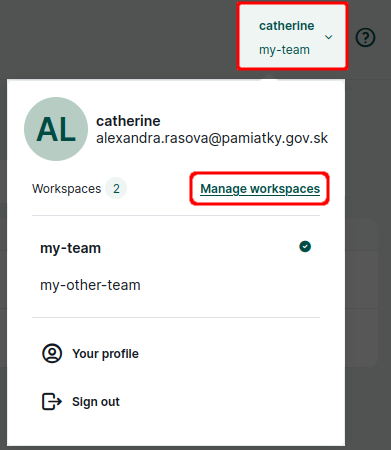
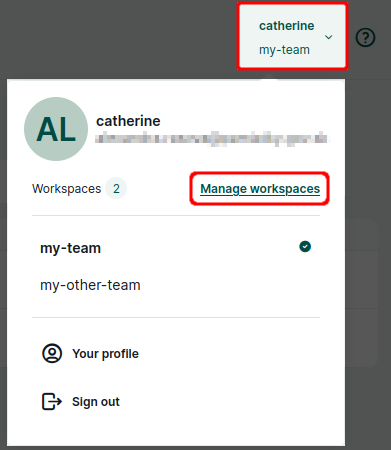
The second w=391, h=450 image is a revision of the first. Changes to its layers:
painted on "Screenshot_2024-03-15_22-17-55.png" over [95, 131, 331, 147]
